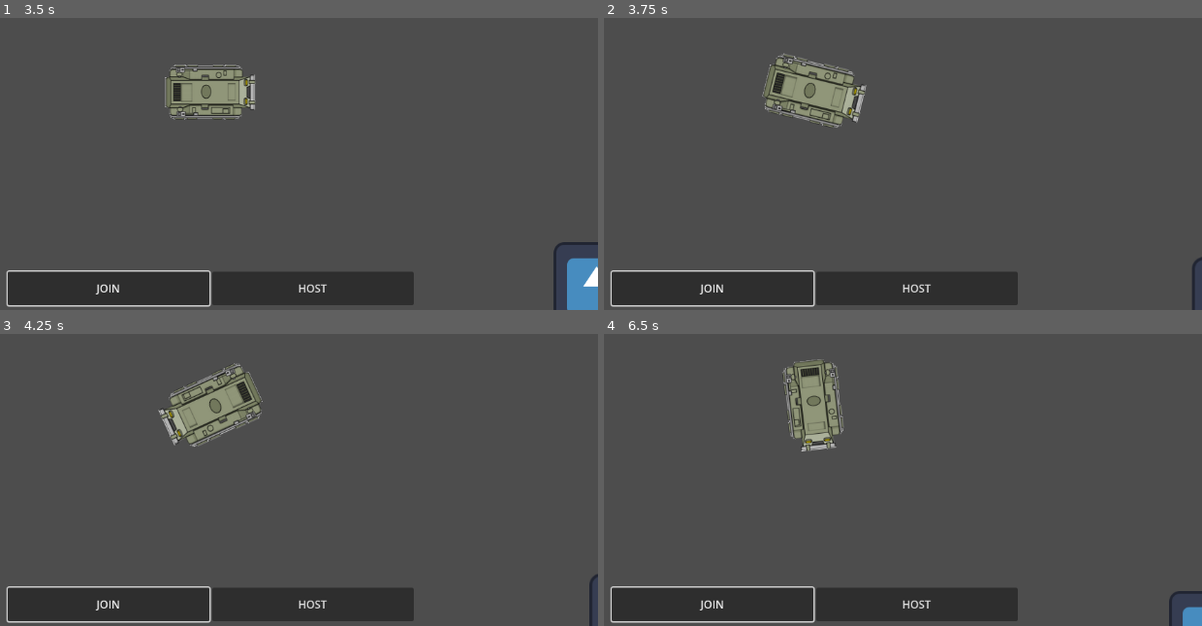
Above: before the commit, frames 1-4 (two rows, left to right).
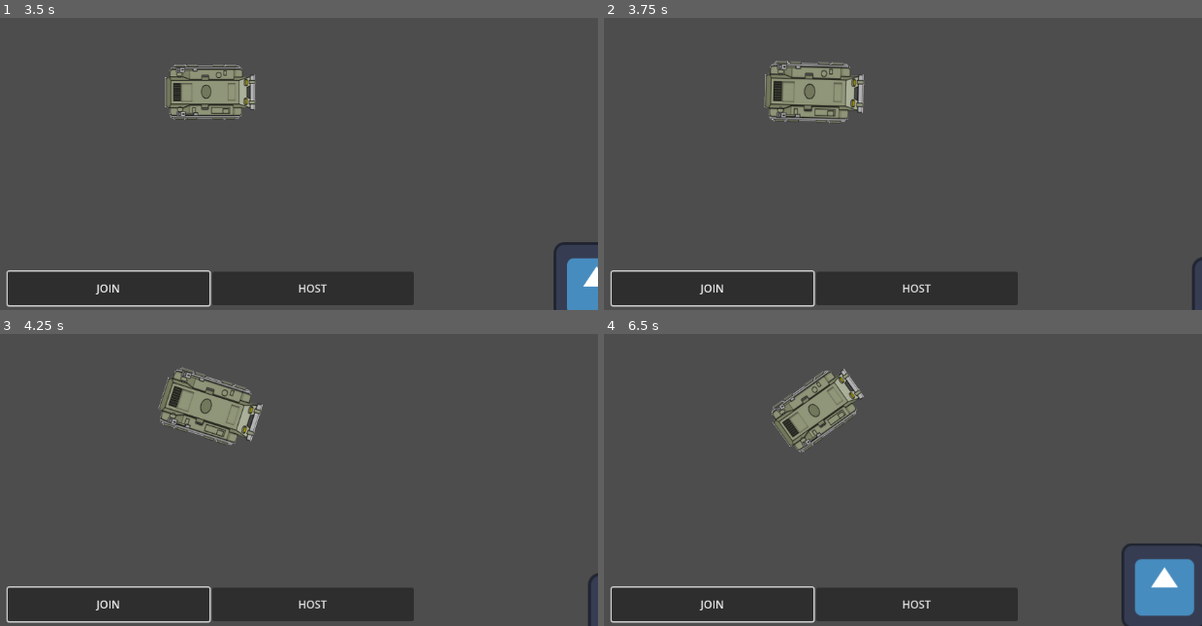
Above: after the commit, the same moments.

Repository: Wulthus/Liberators
Game: Godot game, scene res://Scenes/multiplayer_scene.tscn
Two runs of this game, one before a commit and one after it. Both use one fixed random seed, a clock stepped at 60 frames per second and the inputs below. The engine's default icon, where the game draws it, is replaced by a stand-in: a white triangle on a blue panel in a dark square. Sound files missing from this copy of the repository are replaced by a short silence.
Inputs (mouse positions are in pixels of both pictures, inside the frame that each line leads up to):
- Up to frame 1 (3.5 s): tap Enter at 0.5 s; move the mouse to (382, 70) at 0.52 s; press the mouse at (382, 70) at 0.53 s; hold D (right_turn) 0.53-1.25 s; release the mouse at (382, 70) at 1.25 s; click "HOST" at 1.25 s; click "JOIN" at 2 s; move the mouse to (53, 114) at 2.77 s; hold S (reverse) from 2.78 s (still down); right-click (53, 114) at 2.85 s
- Up to frame 2 (3.75 s): move the mouse to (outside the picture) at 3.52 s; release S (reverse) at 3.53 s; hold D (right_turn) from 3.53 s (still down); tap Mouse wheel up (zoom_in) at 3.6 s
- Up to frame 3 (4.25 s): keep holding D (right_turn)
- Up to frame 4 (6.5 s): move the mouse to (777, 494) at 4.27 s; release D (right_turn) at 4.28 s; hold W (forward) 4.28-5.03 s; tap Mouse wheel down (zoom_out) at 4.35 s; move the mouse to (1046, 474) at 5.02 s; press the mouse at (1046, 474) at 5.03 s; hold A (left_turn) from 5.03 s (still down); move the mouse to (outside the picture) at 5.77 s; release the mouse at (outside the picture) at 5.78 s; right-click (outside the picture) at 5.85 s

Frame 1 is identical in both runs. In frame 2, 1.7% of the frame differs, in the area x 26-44%, y 11-38%; in frame 3, 2.5%; in frame 4, 4.5%, in the area x 28-100%, y 8-100%.

Commit message:
Began readjusting resistance factors for new vehicle's weight.

Diff:
--- a/Globals/game_constants.gd
+++ b/Globals/game_constants.gd
@@ -12,12 +12,14 @@
 		"mass_kg": 55000,
 		"inertia_factor": 2.5,
 
-		"engine_power": 2750000.0,
+		"engine_power": 3000000.0,
 		"brake_power": 2750000.0,
-		"torque": 35.0,
+		"torque": 4.0,
 
-		"cornering_force_factor": 2000.0,
-		"rolling_resistance": 30.0,
+		"rolling_resistance": 5.0,
+		"cornering_force_factor": 3000000.0,
+		"static_resistance_factor": 0.03,
+		"dynamic_resistance_factor": 0.25,
 
 		"max_speed": 216.0,
 	}
--- a/Scenes/vehicles/components/dynamics/dynamics.gd
+++ b/Scenes/vehicles/components/dynamics/dynamics.gd
@@ -8,8 +8,6 @@
 	"stopped": true,
 	"slip_angle": 0.0,
 	"angular_velocity": 0,
-	"env_static_resistance_factor": 0.03,
-	"env_dynamic_resistance_factor": 0.25,
 }
 
 #----------------------------------------------------------METHODS
--- a/Scenes/vehicles/components/dynamics/resistance.gd
+++ b/Scenes/vehicles/components/dynamics/resistance.gd
@@ -3,8 +3,8 @@
 func apply_linear_resistance():
 	if $"..".dynamics_state.stopped == false:
 
-		var dynamic_component = $"..".dynamics_state.env_dynamic_resistance_factor;
-		var static_component = $"..".dynamics_state.env_static_resistance_factor;
+		var dynamic_component = $"../../specs".specs.dynamic_resistance_factor;
+		var static_component = $"../../specs".specs.static_resistance_factor;
 		var slip_angle = $"..".dynamics_state.slip_angle
 		var velocity = $"..".dynamics_state.velocity
 
@@ -16,6 +16,7 @@
 
 func apply_rolling_resistance():
 	var angular_velocity = $"..".dynamics_state.angular_velocity
+
 	if angular_velocity > 0 && Input.is_action_pressed("right_turn") == false:
 		$"../..".apply_torque(-$"../../specs".specs.rolling_resistance)
 
